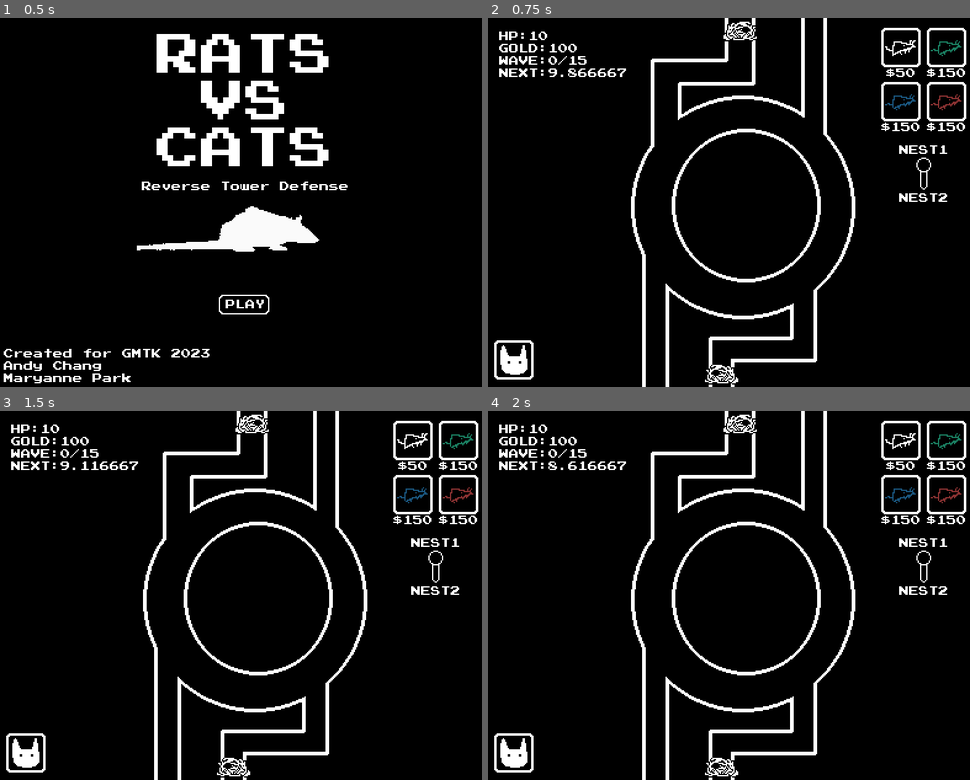
Above: before the commit, frames 1-4 (two rows, left to right).
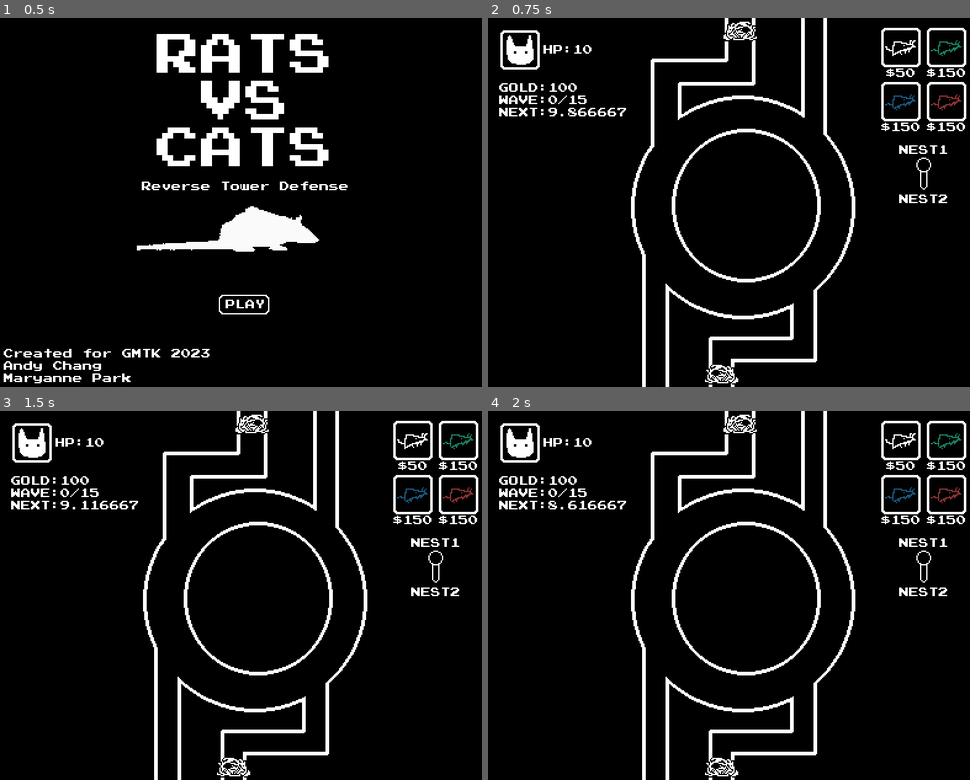
Above: after the commit, the same moments.

Repository: andymjchang/gmtk-2023
Game: Godot game, scene res://Scenes/Title.tscn
Same seed, same stepped clock (60 frames per second), same inputs: the game is played once before the commit and once after it.
Inputs (mouse positions are in pixels of both pictures, inside the frame that each line leads up to):
- Up to frame 1 (0.5 s): no input
- Up to frame 2 (0.75 s): move the mouse to (733, 305) at 0.52 s; click (733, 305) at 0.6 s
- Up to frame 3 (1.5 s): tap Enter at 1.25 s; move the mouse to (24, 754) at 1.27 s; click (24, 754) at 1.35 s
- Up to frame 4 (2 s): no input

Frame 1 is identical in both runs. In frame 2, 2.1% of the frame differs, in the area x 1-96%, y 3-98%; in frame 3, 2.1%; in frame 4, 2.1%.

Commit message:
tower and bullet modulation methods

Diff:
--- a/Objects/PrefabTest.gd
+++ b/Objects/PrefabTest.gd
@@ -4,9 +4,11 @@
 var bulletDmg = 1
 var bulletSpd = 300
 var bulletNode = preload("res://Objects/Projectile.tscn")
+var colorType = "white"
 
 func _ready():
 	$Timer.start()
+
 
 func find_closest_target():
 	var unitArray = get_tree().get_nodes_in_group("UnitNode")
@@ -16,7 +18,7 @@
 		dirVector = dirVector.normalized()
 		var bulletInstance = bulletNode.instance()
 		add_child(bulletInstance)
-		bulletInstance.initialize(dirVector, bulletSpd, bulletDmg)
+		bulletInstance.initialize(dirVector, bulletSpd, bulletDmg, colorType)
 
 func _on_Timer_timeout():
 	find_closest_target()
--- a/Objects/PrefabTest.tscn
+++ b/Objects/PrefabTest.tscn
@@ -1,6 +1,6 @@
 [gd_scene load_steps=4 format=2]
 
-[ext_resource path="res://Assets/cat1.png" type="Texture" id=1]
+[ext_resource path="res://Assets/cat_towers.png" type="Texture" id=1]
 [ext_resource path="res://Resources/outline_material.tres" type="Material" id=2]
 [ext_resource path="res://Objects/PrefabTest.gd" type="Script" id=3]
 
@@ -10,6 +10,7 @@
 [node name="Sprite" type="Sprite" parent="."]
 material = ExtResource( 2 )
 texture = ExtResource( 1 )
+hframes = 5
 
 [node name="Timer" type="Timer" parent="."]
 one_shot = true
--- a/Objects/Projectile.gd
+++ b/Objects/Projectile.gd
@@ -5,10 +5,11 @@
 var dmg
 var hit := false
 
-func initialize(p_direction, p_speed, p_damage):
+func initialize(p_direction, p_speed, p_damage, p_color):
 	direction = p_direction
 	spd = p_speed
 	dmg = p_damage
+	$Sprite.modulate = ColorN(p_color, 1)
 
 func _process(delta):
 	position = position + spd * direction * delta
--- a/Objects/TestUnit.gd
+++ b/Objects/TestUnit.gd
@@ -13,8 +13,7 @@
 	last_position = global_position
 
 func initialize(colorName, p_dmg, p_speed):
-	var modulateColor = ColorN(colorName, 1)
-	$Sprite2D.modulate = modulateColor
+	$Sprite2D.modulate = ColorN(colorName, 1)
 
 func _process(delta):
 	# check for death
--- a/Resources/outline_material.tres
+++ b/Resources/outline_material.tres
@@ -4,5 +4,5 @@
 
 [resource]
 shader = ExtResource( 1 )
-shader_param/outline_color = null
+shader_param/outline_color = Color( 0, 0, 0, 1 )
 shader_param/opacity = 1.0
--- a/Scenes/Main.gd
+++ b/Scenes/Main.gd
@@ -16,7 +16,8 @@
 	update_stats()
 
 func update_stats():
-	$RichTextLabel.text = "HP:" + str(enemyHP) + "\nGOLD:" + str(playerGold)
+	$HPLabel.text = "HP:" + str(enemyHP)
+	$RichTextLabel.text = "GOLD:" + str(playerGold)
 	$RichTextLabel.text = $RichTextLabel.text + "\nWAVE:" + str(currentWave) + "/" + str(totalWaves)
 	$RichTextLabel.text = $RichTextLabel.text + "\nNEXT:" + str($WaveTimer.time_left)
 
@@ -42,24 +43,24 @@
 	print(towerNode.name + "dmg + 1")
 	towerNode.bulletDmg += 1
 
-func place_unit(p_cost):
+func place_unit(p_cost, p_color):
 	if playerGold >= p_cost:
 		var child = unitScene.instance()
 		trackID.add_child(child)
-		child.get_node("PlayerUnit").initialize("darkblue", 1, 30)
+		child.get_node("PlayerUnit").initialize(p_color, 1, 30)
 		playerGold -= p_cost
 
 func _on_WaveTimer_timeout():
 	new_wave()
 
 func _on_RatButton1_pressed():
-	place_unit(50)
+	place_unit(50, "white")
 func _on_RatButton2_pressed():
-	place_unit(150)
+	place_unit(150, "green")
 func _on_RatBuutton3_pressed():
-	place_unit(150)
+	place_unit(150, "blue")
 func _on_RatButton4_pressed():
-	place_unit(150)
+	place_unit(150, "red")
 
 func _on_ToggleArea2D_input_event(_viewport, _event, _shape_idx):
 	if Input.is_action_just_pressed("mouse_left"):
--- a/Scenes/Main.tscn
+++ b/Scenes/Main.tscn
@@ -53,7 +53,7 @@
 [node name="PlacementDetectorGroup" type="Node2D" parent="."]
 
 [node name="CatButton" parent="PlacementDetectorGroup" instance=ExtResource( 5 )]
-position = Vector2( -28, 278 )
+position = Vector2( -23, 26 )
 detectorIndex = 1
 
 [node name="PlaceholderObject2" type="Sprite" parent="PlacementDetectorGroup/CatButton"]
@@ -148,9 +148,9 @@
 
 [node name="Track2Label" type="RichTextLabel" parent="PlacementDetectorGroup/Toggle"]
 margin_left = -34.5
-margin_top = 13.5
+margin_top = 14.5
 margin_right = 35.5
-margin_bottom = 105.5
+margin_bottom = 106.5
 mouse_filter = 2
 custom_fonts/normal_font = ExtResource( 8 )
 bbcode_enabled = true
@@ -213,9 +213,17 @@
 
 [node name="RichTextLabel" type="RichTextLabel" parent="."]
 margin_left = -40.0
-margin_top = 10.0
+margin_top = 52.0
 margin_right = 67.0
-margin_bottom = 102.0
+margin_bottom = 144.0
+custom_fonts/normal_font = ExtResource( 8 )
+text = "HP:10"
+
+[node name="HPLabel" type="RichTextLabel" parent="."]
+margin_left = -4.0
+margin_top = 21.0
+margin_right = 36.0
+margin_bottom = 43.0
 custom_fonts/normal_font = ExtResource( 8 )
 text = "HP:10"
 
Binary file added: Assets/cat_towers.aseprite
Binary file added: Assets/cat_towers.png
Not shown, added: Assets/cat_towers.png.import
Binary file added: Assets/info_symbol.png
Not shown, added: Assets/info_symbol.png.import
